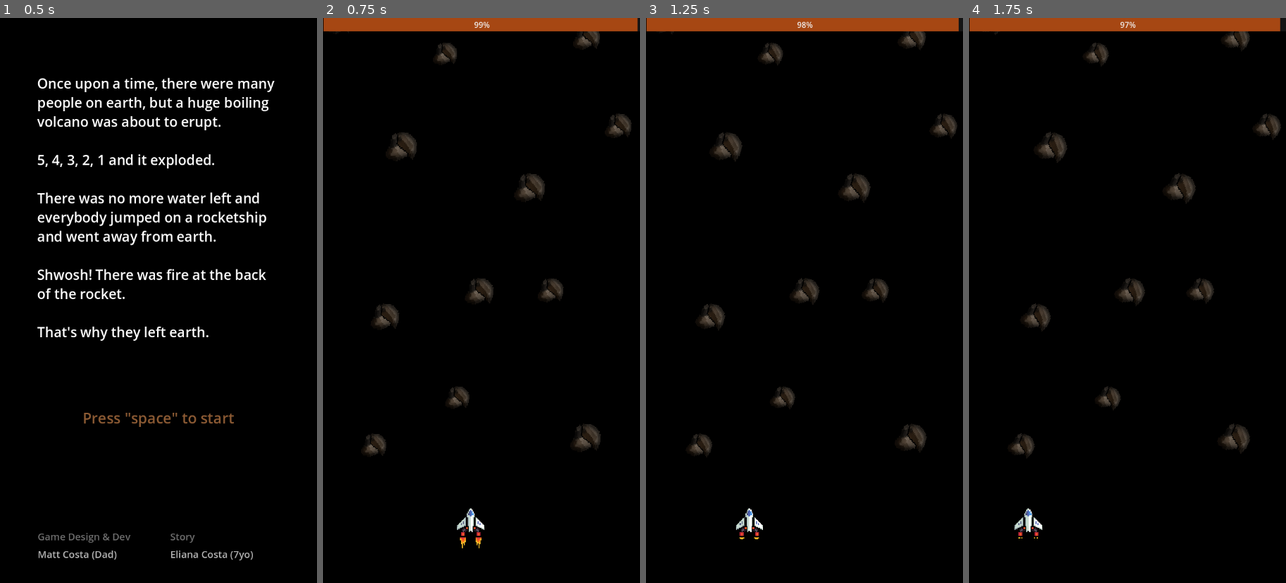
Above: before the commit, frames 1-4 (left to right).
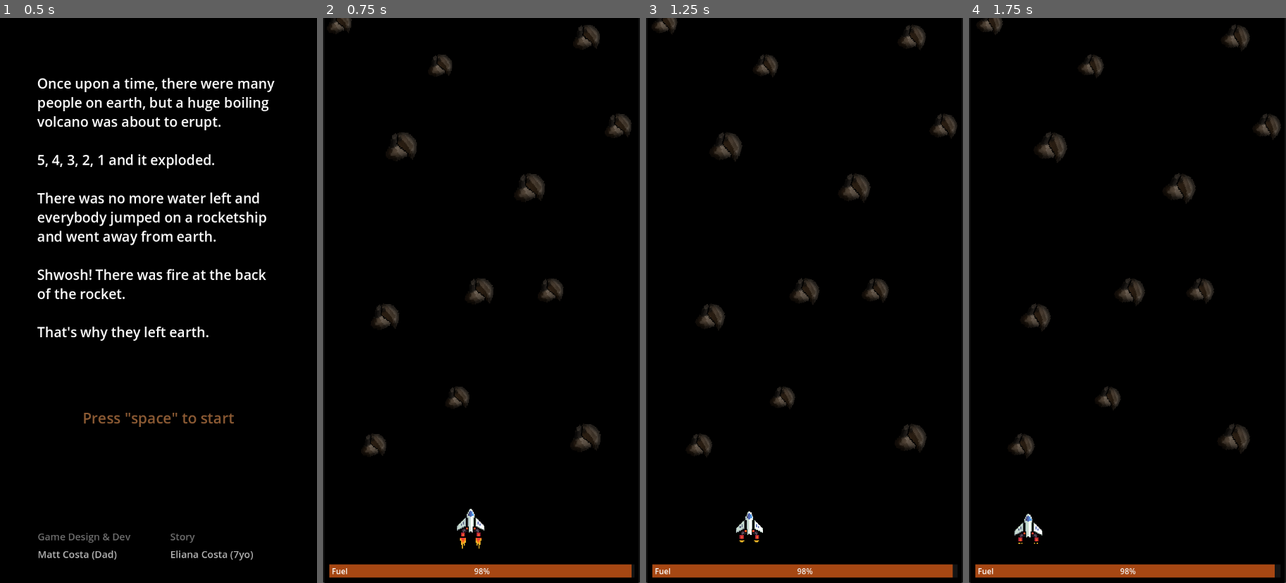
Above: after the commit, the same moments.

Repository: matheusbaumgart/oneshot-space
Game: Godot game, scene res://scenes/intro.tscn
Same seed, same stepped clock (60 frames per second), same inputs: the game is played once before the commit and once after it.
Inputs (mouse positions are in pixels of both pictures, inside the frame that each line leads up to):
- Up to frame 1 (0.5 s): no input
- Up to frame 2 (0.75 s): tap Space (move_up) at 0.5 s; move the mouse to (551, 272) at 0.52 s; hold Space (move_up) from 0.53 s (still down); click (551, 272) at 0.67 s
- Up to frame 3 (1.25 s): keep holding Space (move_up)
- Up to frame 4 (1.75 s): move the mouse to (1064, 328) at 1.27 s; release Space (move_up) at 1.28 s

Frame 1 is identical in both runs. In frame 2, 5.1% of the frame differs, in the area x 0-100%, y 0-100%; in frame 3, 5.2%; in frame 4, 5.2%.

Commit message:
fuel bar and layout improvements

Diff:
--- a/project.godot
+++ b/project.godot
@@ -39,6 +39,7 @@
 window/size/always_on_top=true
 window/stretch/mode="canvas_items"
 window/stretch/scale_mode="integer"
+window/handheld/orientation=1
 
 [input]
 
--- a/scenes/main.tscn
+++ b/scenes/main.tscn
@@ -20,18 +20,35 @@
 [node name="UI" type="CanvasLayer" parent="."]
 
 [node name="ProgressBar" type="ProgressBar" parent="UI"]
-offset_left = 1.0
-offset_right = 649.0
-offset_bottom = 27.0
+offset_left = 13.0
+offset_top = 1114.0
+offset_right = 637.0
+offset_bottom = 1141.0
 theme_override_styles/background = SubResource("StyleBoxFlat_jyhfs")
 theme_override_styles/fill = SubResource("StyleBoxFlat_tbgi4")
 allow_greater = true
 
-[node name="BackgroundColor" type="ColorRect" parent="."]
+[node name="Label" type="Label" parent="UI"]
+offset_left = 18.0
+offset_top = 1116.0
+offset_right = 58.0
+offset_bottom = 1139.0
+text = "Fuel"
+
+[node name="Border" type="ColorRect" parent="."]
 offset_left = 1.0
 offset_top = -5819.0
 offset_right = 649.0
-offset_bottom = 1181.0
+offset_bottom = 1175.0
+size_flags_horizontal = 6
+size_flags_vertical = 3
+color = Color(0.0823529, 0.0823529, 0.0823529, 1)
+
+[node name="BackgroundColor" type="ColorRect" parent="."]
+offset_left = 4.0
+offset_top = -5821.0
+offset_right = 646.0
+offset_bottom = 1177.0
 size_flags_horizontal = 6
 size_flags_vertical = 3
 color = Color(0, 0, 0, 1)
@@ -43,6 +60,7 @@
 [node name="Camera2D" type="Camera2D" parent="Spaceship"]
 position = Vector2(-3, -492)
 limit_left = 649
+limit_top = -2699
 limit_right = 649
 limit_smoothed = true
 position_smoothing_speed = 0.2
@@ -82,7 +100,7 @@
 position = Vector2(602, 245)
 
 [node name="Asteroid7" parent="Asteroids" instance=ExtResource("2_0xm2m")]
-position = Vector2(248, 98)
+position = Vector2(238, 122)
 
 [node name="Asteroid8" parent="Asteroids" instance=ExtResource("2_0xm2m")]
 position = Vector2(125, 634)
@@ -205,6 +223,12 @@
 [node name="Finishline" type="Area2D" parent="." groups=["finish_line"]]
 script = ExtResource("3_h2yge")
 
+[node name="ColorRect" type="ColorRect" parent="Finishline"]
+offset_top = -2704.0
+offset_right = 649.0
+offset_bottom = -2683.0
+color = Color(1.02278e-06, 0.41525, 0.0304973, 1)
+
 [node name="CollisionShape2D" type="CollisionShape2D" parent="Finishline"]
 position = Vector2(320, -2693)
 shape = SubResource("RectangleShape2D_0xm2m")
--- a/scripts/main.gd
+++ b/scripts/main.gd
@@ -11,5 +11,4 @@
 			Input.action_release("move_up")  # Simulate space key release
 
 func _process(delta):
-	print(spaceship.fuel)
 	fuel_bar.value = spaceship.fuel  # for progress bar
--- a/scripts/spaceship.gd
+++ b/scripts/spaceship.gd
@@ -2,12 +2,13 @@
 
 @export var SPEED = 200  # Speed moving left/right
 @export var MOVE_UP_FORCE = -380  # Upward movement when holding space
+@export var FALL_SPEED = 10  # Downward movement when idle
 @export var REDUCED_SPEED = 30  # Slower horizontal movement when moving up
 
 # FUEL
 @export var max_fuel: float = 100.0
-@export var fuel_depletion_rate: float = 8.0  # units per second while thrusting
-@export var idle_fuel_rate: float = 1.0  # units per second for side movement
+@export var fuel_depletion_rate: float = 9.5  # units per second while thrusting
+@export var idle_fuel_rate: float = 0.8  # units per second for side movement
 @export var fuel: float = max_fuel  # starts full
 
 @onready var engine_fire: AnimatedSprite2D = $"Spaceship body/Engine fire"
@@ -60,7 +61,7 @@
 		fuel = max(0, fuel - idle_fuel_rate * delta)
 
 		engine_fire.play('idle')
-		velocity.y = 0
+		velocity.y = FALL_SPEED  # Add downward movement when not thrusting
 		velocity.x = -SPEED if moving_left else SPEED
 
 	move_and_slide()
Not shown, changed: docs/index.html
Not shown, changed: docs/index.pck
